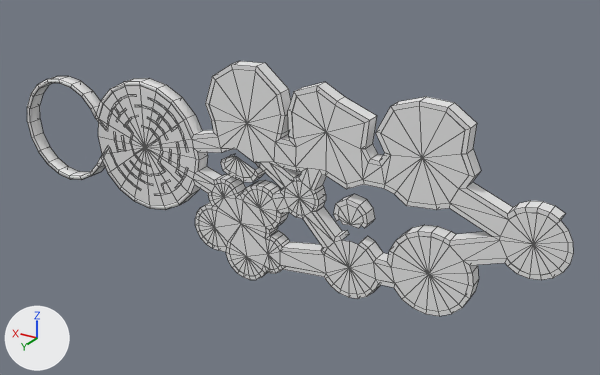
The Blender file Editing Files/Asymmetry Floors.blend, before and after one commit.
Rendered twice from a 50 mm lens placed at (-207.0, 422.0, 239.0), pointed at (56.0, -17.0, 19.0). Lighting does not change. The marker at lower left points along +X, +Y and +Z. Mesh edges are drawn as thin lines.

The first picture shows 'Bridge 2-2.5 (1).001', 'Bridge 2-2.5 (1).002', 'Bridge 2-2.5 (1).004', 'Bridge 2-2.5 (1).005', 'Walls'.
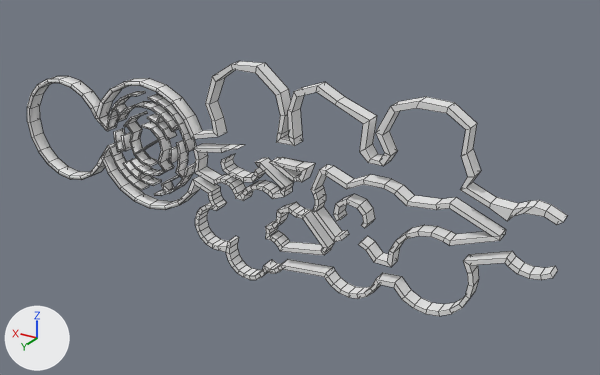
Diff of the bpy script that builds the scene:
```diff
--- a/Editing Files/Asymmetry Floors.blend.py
+++ b/Editing Files/Asymmetry Floors.blend.py
@@ ob_bridge_2_2_5__1__005 @@
 ob_bridge_2_2_5__1__005.rotation_euler = (1.571, 0.0, 0.0)  # degrees (90, 0, 0)
+ob_bridge_2_2_5__1__005.hide_viewport = True
@@ ob_bridge_2_2_5__1__001 @@
 ob_bridge_2_2_5__1__001.rotation_euler = (1.571, 0.0, 0.0)  # degrees (90, 0, 0)
+ob_bridge_2_2_5__1__001.hide_viewport = True
@@ ob_bridge_2_2_5__1__002 @@
 ob_bridge_2_2_5__1__002.rotation_euler = (1.571, 0.0, 0.0)  # degrees (90, 0, 0)
+ob_bridge_2_2_5__1__002.hide_viewport = True
```

Where the change shows, as pixel boxes [x1, y1, x2, y2] in the pictures (600 x 375 px):
'Bridge 2-2.5 (1).002', hidden: before [98, 69, 574, 312]
'Bridge 2-2.5 (1).001', hidden: before [338, 204, 363, 228]
'Bridge 2-2.5 (1).005', hidden: before [224, 157, 255, 178]
